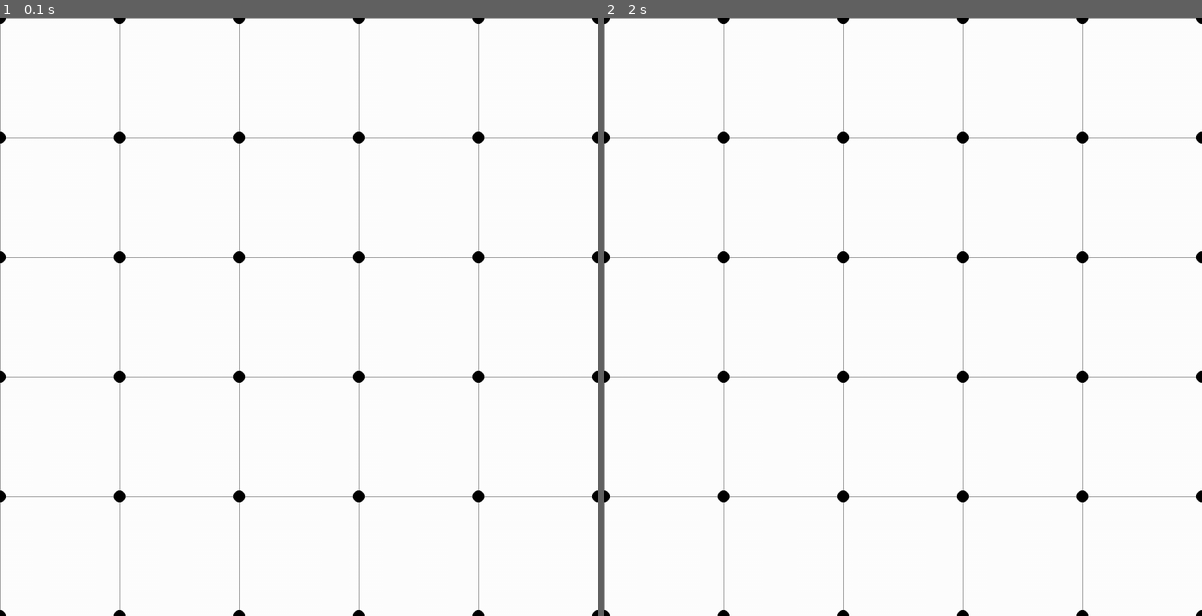
Above: before the commit, frames 1-2 (left to right).
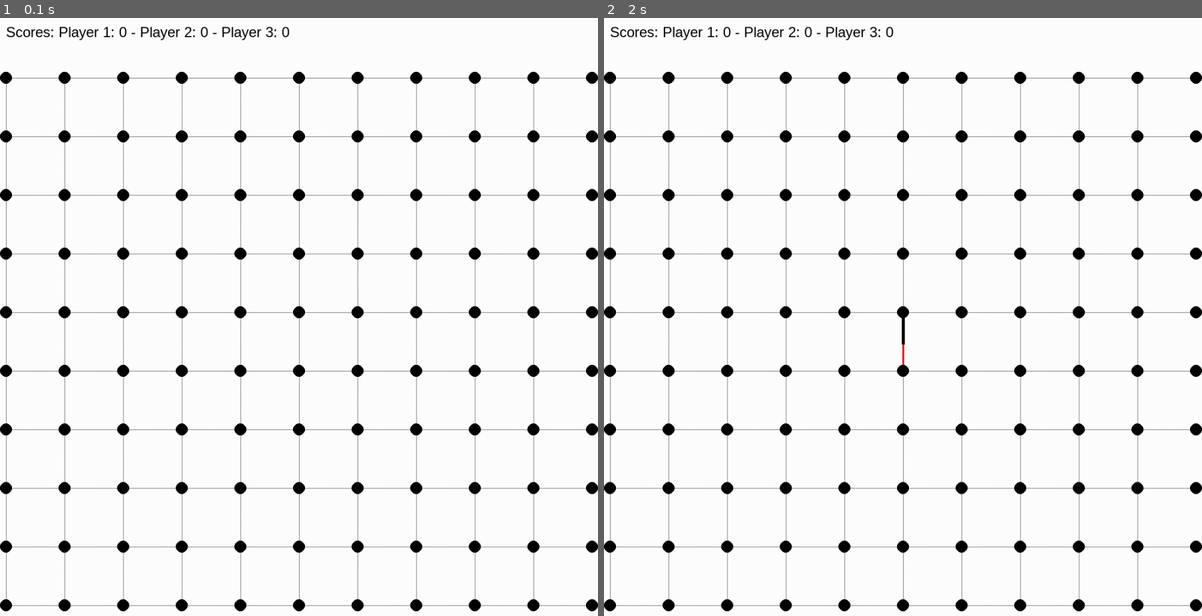
Above: after the commit, the same moments.

Repository: BrMaro/DotsAndBoxes-Game-with-Pygame
Game: pygame game, started from main.py
Two runs of this game, one before a commit and one after it. Both use one fixed random seed, a clock stepped at 60 frames per second and the inputs below.
Inputs (mouse positions are in pixels of both pictures, inside the frame that each line leads up to):
- Up to frame 1 (0.1 s): no input
- Up to frame 2 (2 s): click (903, 317) at 0.38 s; press the mouse at (903, 317) at 1.7 s; move the mouse to (903, 352) at 1.8 s; release the mouse at (903, 388) at 1.93 s

The runs differ from the first frame. In frame 1, 7.5% of the frame differs, in the area x 0-100%, y 0-100%; in frame 2, 7.6%.

Commit message:
added a background canvas

Diff:
--- a/main.py
+++ b/main.py
@@ -6,6 +6,8 @@
 WIN = pygame.display.set_mode((WIDTH, WIDTH))
 pygame.display.set_caption("Dot&Dot")
 FPS = 30
+
+pygame.font.init()
 
 RED = (255, 0, 0)
 GREEN = (0, 255, 0)
@@ -28,14 +30,18 @@
 EDGE_THICKNESS = 5
 SNAP_DISTANCE = 40
 BASE_EDGE_COLOR = BLACK
+LEFT_MARGIN = 10
+RIGHT_MARGIN = 10
+BOTTOM_MARGIN = 10
+TOP_STATS_HEIGHT = 100
 
 
 class Box:
     def __init__(self, row, col, width, total_rows):
         self.row = row
         self.col = col
-        self.x = row * width
-        self.y = col * width
+        self.x = LEFT_MARGIN + row * width
+        self.y = TOP_STATS_HEIGHT + col * width
         self.color = BACKGROUND_COLOR
         self.width = width
         self.total_rows = total_rows
@@ -64,6 +70,9 @@
             self.owner = claiming_player
             self.color = claiming_player.color
 
+    def get_owner(self):
+        return self.owner
+
     def draw_box(self, win):
         pygame.draw.rect(win, self.color, (self.x, self.y, self.width, self.width))
 
@@ -95,7 +104,7 @@
 
 def make_grid(rows, width):
     grid = []
-    gap = width // rows  # gap in a box = total width of window divided by individual number of rows wanted
+    gap = (width - LEFT_MARGIN - RIGHT_MARGIN) // rows  # Adjust the gap based on the margins
     for i in range(rows):
         grid.append([])
         for j in range(rows):
@@ -105,11 +114,13 @@
 
 
 def draw_grid(win, rows, width):
-    gap = width // rows
+    gap = (width - LEFT_MARGIN - RIGHT_MARGIN) // rows
     for i in range(rows):
-        pygame.draw.line(win, GREY, (0, i * gap), (width, i * gap))
+        pygame.draw.line(win, GREY, (LEFT_MARGIN, TOP_STATS_HEIGHT + i * gap),
+                         (width - RIGHT_MARGIN, TOP_STATS_HEIGHT + i * gap))
     for j in range(rows):
-        pygame.draw.line(win, GREY, (j * gap, 0), (j * gap, width))
+        pygame.draw.line(win, GREY, (LEFT_MARGIN + j * gap, TOP_STATS_HEIGHT),
+                         (LEFT_MARGIN + j * gap, width - BOTTOM_MARGIN))
 
 
 def draw_circles(win, grid, highlighted_corners=None):
@@ -150,7 +161,7 @@
     return neighbours
 
 
-def draw(win, grid, rows, width, highlighted_lines, current_player, highlighted_corners=None):
+def draw(win, grid, rows, width, highlighted_lines, current_player, highlighted_corners=None, players=None):
     win.fill(BACKGROUND_COLOR)
     for row in grid:
         for box in row:
@@ -162,6 +173,19 @@
     for line, color in highlighted_lines:
         start_pos, end_pos = line
         pygame.draw.line(win, color, start_pos, end_pos, EDGE_THICKNESS)
+
+    # Calculate player scores
+    scores = {player: 0 for player in players}
+    for row in grid:
+        for box in row:
+            if box.get_owner() is not None:
+                scores[box.get_owner()] += 1
+
+    # Draw player scores
+    font = pygame.font.SysFont('Arial', 24)
+    scores_text = "Scores: " + " - ".join([f'{player.name}: {scores[player]}' for player in players])
+    text = font.render(scores_text, True, BLACK)
+    win.blit(text, (10, 10))
 
 
 def draw_animated_line(win, start_pos, end_pos, highlighted_lines_arr, color, duration=2):
@@ -203,7 +227,7 @@
 
 def main(win, width):
     clock = pygame.time.Clock()
-    ROWS = 5
+    ROWS = 10
     grid = make_grid(ROWS, width)
     players = [Player("Player 1", RED), Player("Player 2", TURQUOISE), Player("Player 3", GREEN)]
     current_player_index = 0
@@ -232,7 +256,7 @@
 
                 if end_corner and start_corner != end_corner:
                     if (start_corner, end_corner) not in highlighted_lines_arr and (
-                    end_corner, start_corner) not in highlighted_lines_arr:
+                            end_corner, start_corner) not in highlighted_lines_arr:
                         draw_animated_line(win, start_corner, end_corner, highlighted_lines_arr, BASE_EDGE_COLOR)
                         start_corner = None
                         highlighted_corners = []
@@ -248,7 +272,7 @@
                 start_corner = None
                 highlighted_corners = []
 
-        draw(win, grid, ROWS, width, highlighted_lines_arr, current_player, highlighted_corners)
+        draw(win, grid, ROWS, width, highlighted_lines_arr, current_player, highlighted_corners, players)
 
         # Handle snapping to nearest corner and drawing guide line
         if start_corner and pygame.mouse.get_pressed()[0]:
@@ -267,5 +291,4 @@
     pygame.quit()
 
 
-
 main(WIN, WIDTH)
--- /dev/null
+++ b/test.py
@@ -0,0 +1,158 @@
+import pygame
+
+WIDTH = 1000
+WIN = pygame.display.set_mode((WIDTH, WIDTH))
+pygame.display.set_caption("Dot&Dot")
+FPS = 30
+
+RED = (255, 0, 0)
+GREEN = (0, 255, 0)
+BLUE = (0, 0, 255)
+YELLOW = (255, 255, 0)
+PURPLE = (128, 0, 128)
+ORANGE = (255, 165, 0)
+PINK = (255, 192, 203)
+BROWN = (165, 42, 42)
+CYAN = (0, 255, 255)
+MAGENTA = (255, 0, 255)
+AQUA = (100, 200, 200)
+BLACK = (0, 0, 0)
+GREY = (128, 128, 128)
+WHITE = (255, 255, 255)
+TURQUOISE = (64, 224, 208)
+
+
+class Box:
+    def __init__(self, row, col, width, total_rows):
+        self.row = row
+        self.col = col
+        self.x = row * width
+        self.y = col * width
+        self.color = WHITE
+        self.width = width
+        self.total_rows = total_rows
+        self.owner = None
+
+    def is_complete(self, clicked_corners):
+        corners = [
+            (self.x, self.y),  # Top-left corner
+            (self.x + self.width, self.y),  # Top-right corner
+            (self.x, self.y + self.width),  # Bottom-left corner
+            (self.x + self.width, self.y + self.width)  # Bottom-right corner
+        ]
+        return all(corner in clicked_corners for corner in corners)
+
+    def claim_box(self, clicked_corners):
+        if self.is_complete(clicked_corners):
+            self.owner = 1
+            self.color = BLACK
+
+    def draw(self, win):
+        pygame.draw.rect(win, self.color, (self.x, self.y, self.width, self.width))
+
+
+def get_clicked_corner(grid):
+    mouse_x, mouse_y = pygame.mouse.get_pos()
+    tolerance = 15
+
+    for row in grid:
+        for box in row:
+            corners = [
+                (box.x, box.y),  # Top-left corner
+                (box.x + box.width, box.y),  # Top-right corner
+                (box.x, box.y + box.width),  # Bottom-left corner
+                (box.x + box.width, box.y + box.width)  # Bottom-right corner
+            ]
+            for corner in corners:
+                corner_x, corner_y = corner
+                if abs(mouse_x - corner_x) <= tolerance and abs(mouse_y - corner_y) <= tolerance:
+                    return corner
+    return None
+
+
+def draw_circles_on_clicked_corners(win, clicked_corners_arr):
+    if clicked_corners_arr:
+        for corner in clicked_corners_arr:
+            if corner:
+                pygame.draw.circle(win, RED, corner, 10)
+
+
+def make_grid(rows, width):
+    grid = []
+    gap = width // rows  # gap in a box = total width of window divided by individual number of rows wanted
+    for i in range(rows):
+        grid.append([])
+        for j in range(rows):
+            box = Box(i, j, gap, rows)
+            grid[i].append(box)
+    return grid
+
+
+def draw_grid(win, rows, width):
+    gap = width // rows
+    for i in range(rows):
+        pygame.draw.line(win, GREY, (0, i * gap), (width, i * gap))
+    for j in range(rows):
+        pygame.draw.line(win, GREY, (j * gap, 0), (j * gap, width))
+
+
+def draw(win, grid, rows, width, clicked_corners, highlighted_lines_arr):
+    win.fill(WHITE)
+
+    for row in grid:
+        for box in row:
+            box.claim_box(clicked_corners)
+            box.draw(win)
+    draw_grid(win, rows, width)
+    draw_circles_on_clicked_corners(win, clicked_corners)
+    for line in highlighted_lines_arr:
+        start_pos, end_pos = line
+        pygame.draw.line(win, RED, start_pos, end_pos, 5)
+
+
+def draw_animated_line(win, start_pos, end_pos, highlighted_lines_arr, duration=2):
+    steps = int(FPS * duration)
+    for i in range(steps):
+        alpha = i / steps
+        intermediate_pos = (
+            start_pos[0] + alpha * (end_pos[0] - start_pos[0]),
+            start_pos[1] + alpha * (end_pos[1] - start_pos[1])
+        )
+        pygame.draw.line(win, RED, start_pos, intermediate_pos, 5)
+        pygame.display.update()
+    highlighted_lines_arr.append((start_pos, end_pos))
+
+
+def main(win, width):
+    clock = pygame.time.Clock()
+    clock.tick(FPS)
+
+    clicked_corners = []
+    highlighted_lines_arr = []
+
+    ROWS = 10
+    grid = make_grid(ROWS, width)
+
+    running = True
+
+    while running:
+        draw(win, grid, ROWS, width, clicked_corners, highlighted_lines_arr)
+        for event in pygame.event.get():
+            if event.type == pygame.QUIT:
+                running = False
+            if pygame.mouse.get_pressed()[0]:
+                corner = get_clicked_corner(grid)
+                if corner:
+                    for prev_corner in clicked_corners:
+                        if prev_corner and (
+                                (abs(prev_corner[0] - corner[0]) == grid[0][0].width and prev_corner[1] == corner[1]) or
+                                (abs(prev_corner[1] - corner[1]) == grid[0][0].width and prev_corner[0] == corner[0])):
+                            draw_animated_line(win, prev_corner, corner, highlighted_lines_arr)
+                    clicked_corners.append(corner)
+
+        pygame.display.update()
+
+    pygame.quit()
+
+
+main(WIN, WIDTH)
